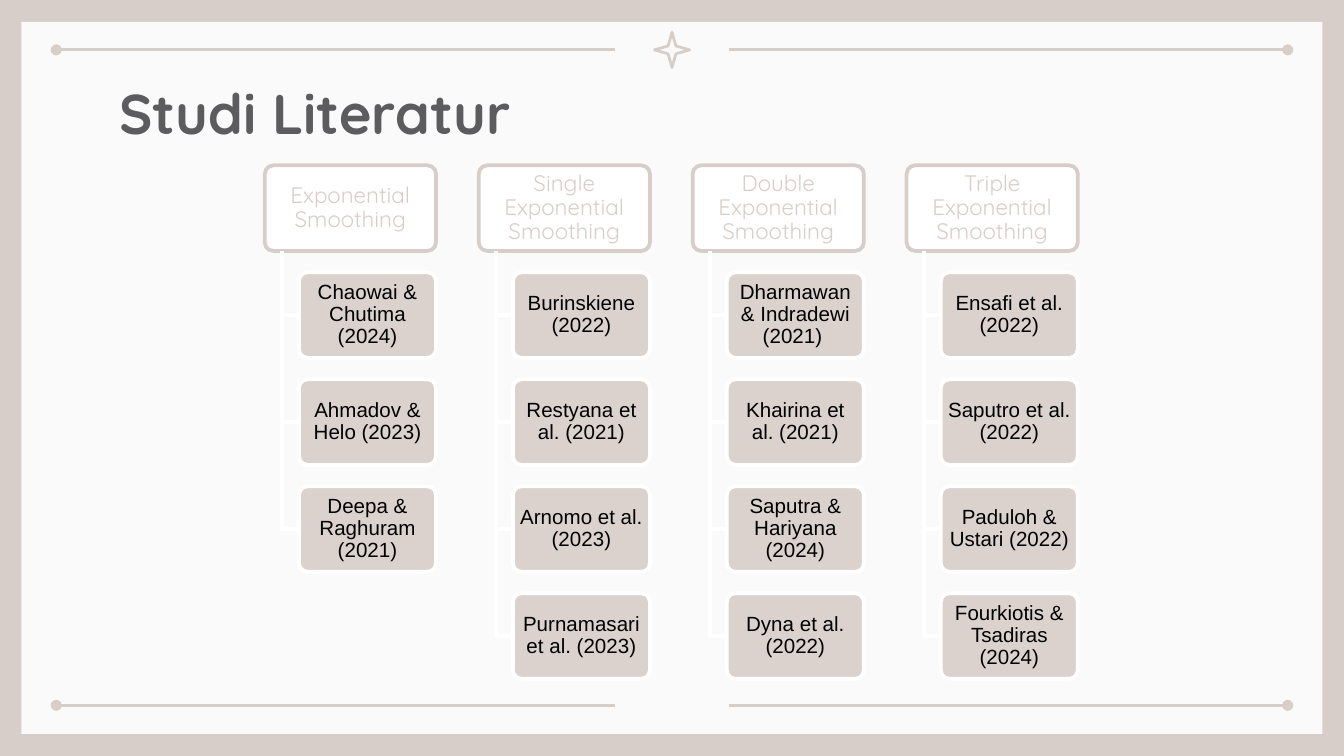
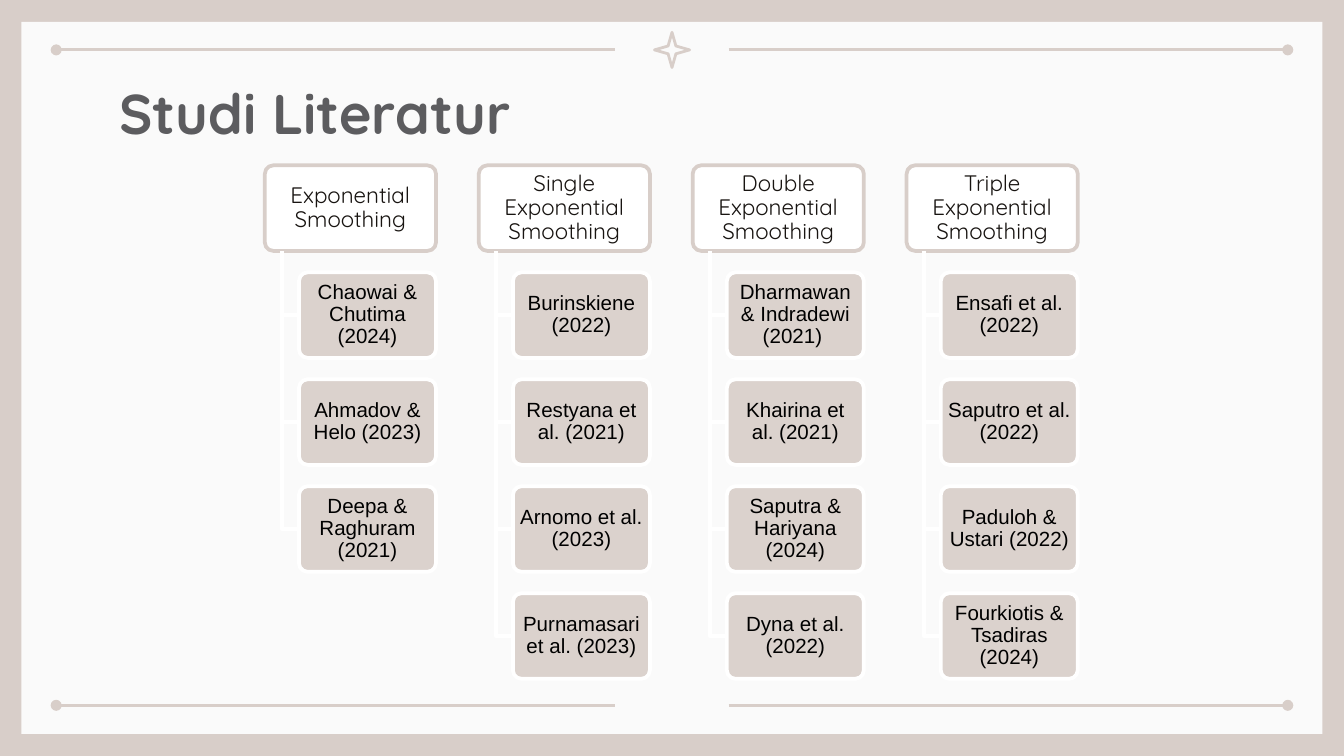
Before and after one commit to christiankencana/thesis, a slide deck: slide 8 of document/2211601741_ChristianKencana_Thesis.pptx. Drawn at 1344x756 pixels with LibreOffice and Linux fonts; fonts in the diff are those of the drawing. Boxes give left, top, right and bottom in pixels: in the first picture for what was removed or moved away, otherwise in the second. Text is boxed around its words. In the diff, an @@ line names an element or a change of style, - is before the commit and + after.

```diff
--- a/document/2211601741_ChristianKencana_Thesis.pptx
+++ b/document/2211601741_ChristianKencana_Thesis.pptx
@@ text colour #D8CEC9 to #181411; less space between paragraphs in 4 elements at [290, 186, 410, 232], [504, 174, 624, 244], [718, 174, 838, 244], [932, 174, 1052, 244] @@
```
Also in this commit, not shown: 13 other slides changed, 5 other files.
